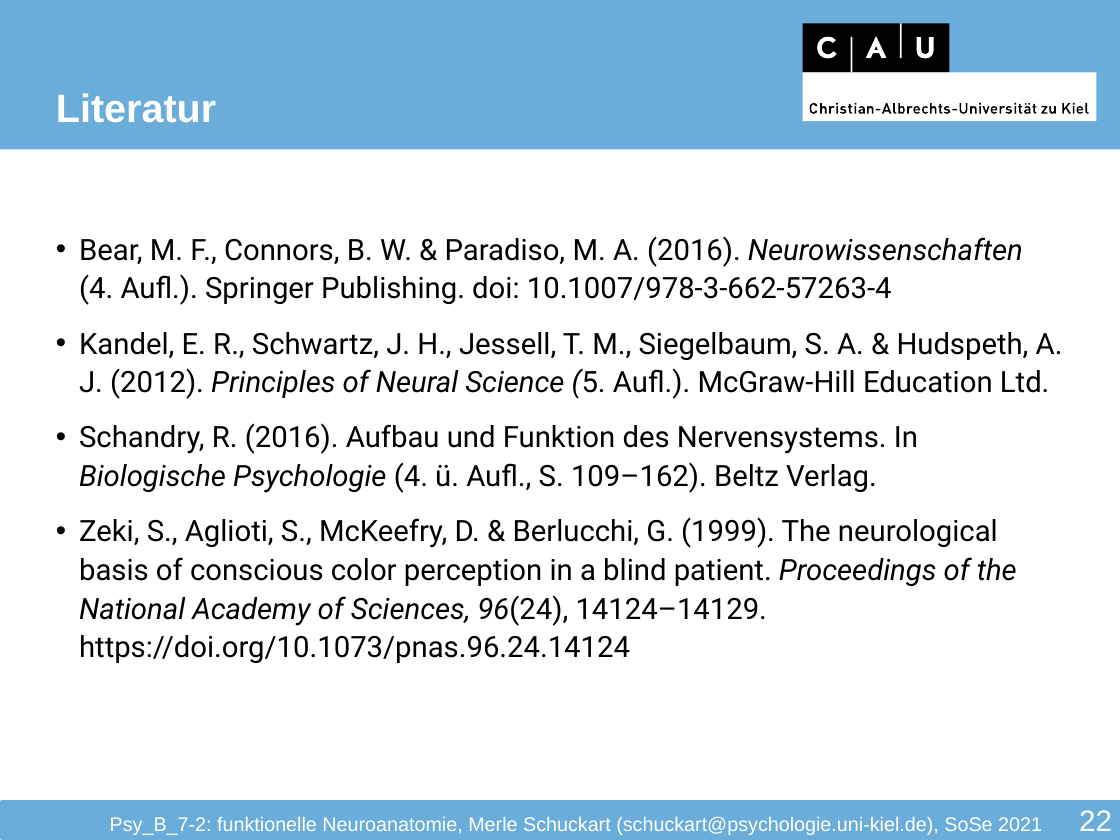
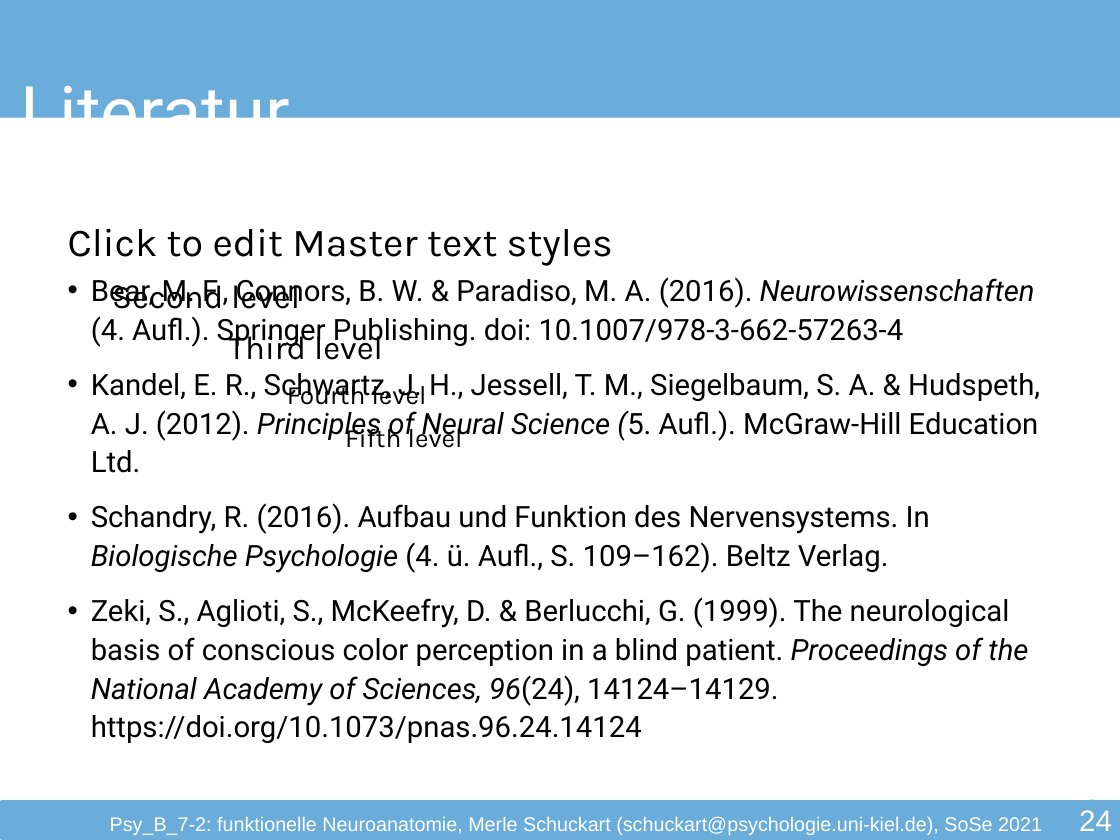
Before and after one commit to JuliusWelzel/teaching, a slide deck: slide 24 of seminars/funct_neuroanatomy_jw/Seminarfolien/FunNeuro_S03_Sehen_MS.pptx (slide 22 before the commit). Drawn at 1120x840 pixels with LibreOffice and Linux fonts; fonts in the diff are those of the drawing; background and template pictures are left out. Boxes give left, top, right and bottom in pixels: in the first picture for what was removed or moved away, otherwise in the second. Text is boxed around its words. In the diff, an @@ line names an element or a change of style, - is before the commit and + after.

Commit message:
[ADD] Neuro seminar S04 Sehen

```diff
--- a/seminars/funct_neuroanatomy_jw/Seminarfolien/FunNeuro_S03_Sehen_MS.pptx
+++ b/seminars/funct_neuroanatomy_jw/Seminarfolien/FunNeuro_S03_Sehen_MS.pptx
@@ rectangle: place and size @@
-rectangle at <box>0,0,1120,149</box>
+rectangle at <box>0,0,1120,117</box>
@@ title "Literatur": place and size @@
-title "Literatur" at <box>56,93,216,123</box>
+title "Literatur" at <box>21,71,290,118</box>
@@ title "Literatur" at <box>21,71,290,118</box>: size 24 to 44 pt, font Arial to Roboto, bold off; vertical alignment bottom to middle @@
@@ group removed at <box>803,24,1097,121</box>: 4 rectangles, 4 freeform shapes @@
@@ text "Bear, M. F., Connors, B. ..." rewrapped from <box>79,236,1063,663</box> to <box>91,277,1040,743</box> @@
@@ text added at <box>68,228,613,448</box>, 24 pt, text #000000 @@
+Click to edit Master text styles
+  Second level
+    Third level
+      Fourth level
+        Fifth level
@@ page number at <box>1086,795,1108,819</box>: text changed; size 18 to 12 pt; font Arial to Roboto @@
-22
+24
@@ page number at <box>1079,810,1112,831</box>: text changed @@
-22
+24
```
Also in this commit, not shown: 21 other slides changed, 3 slides added, 1 slide removed, 4 other files.
